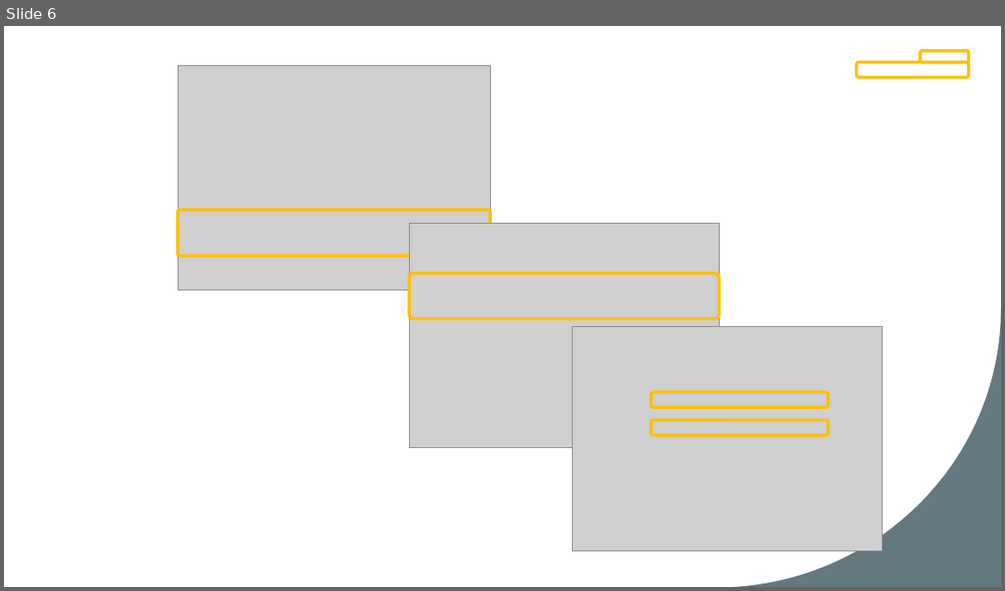
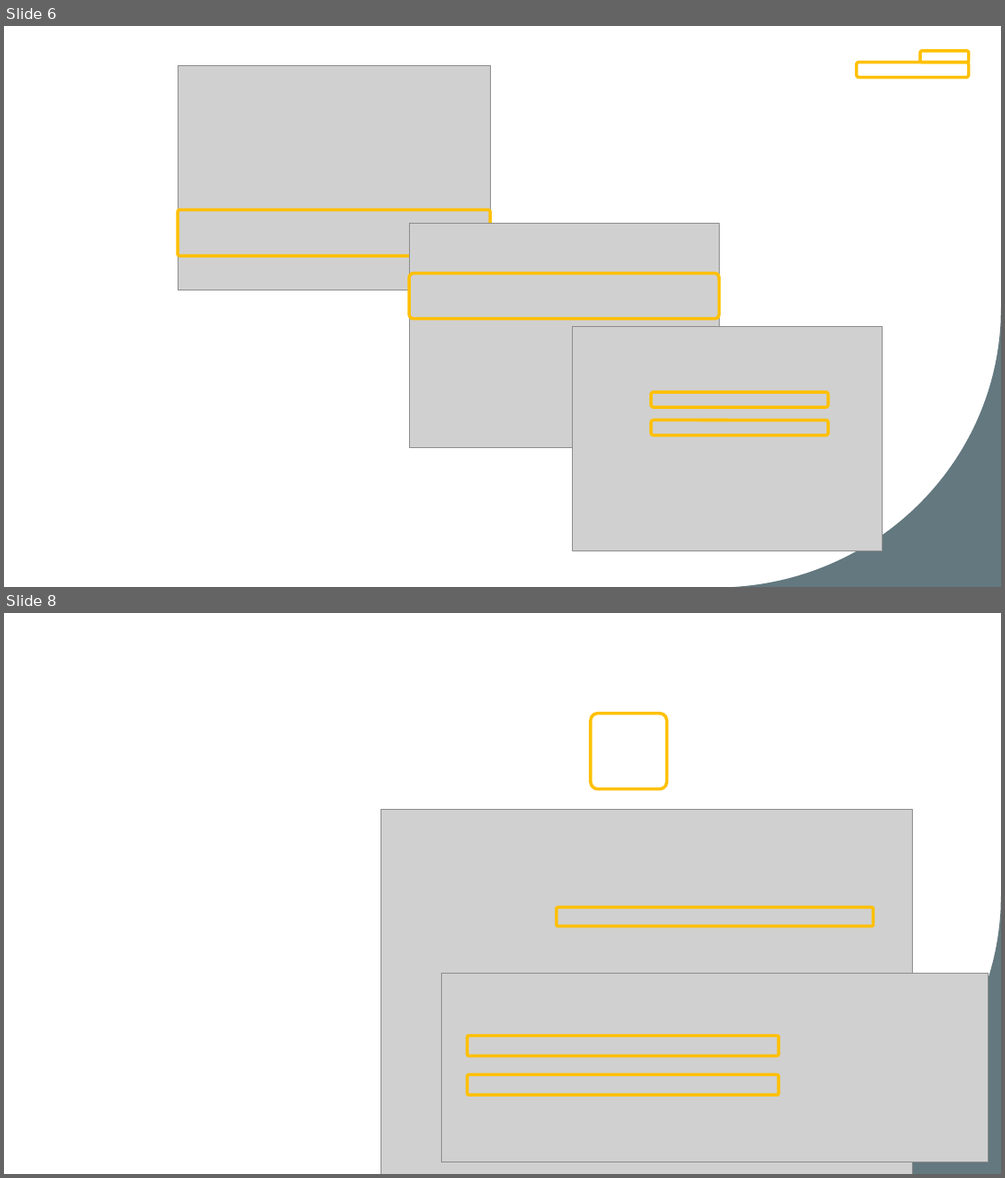
Before and after one commit to josephine-mckelvy/2025-CAH, a slide deck: 2025-06-30 CAH.pptx. Shown one above the other, each under a label of ours: slide 6 before the commit, slides 6 and 8 after it; the slides between them are not shown. The pictures are 1005x591 and 1005x1178 pixels, drawn with LibreOffice and Linux fonts; fonts in the diff are those of the drawing; grey boxes stand for pictures; background and template pictures are left out. Boxes give left, top, right and bottom in pixels: in the first picture for what was removed or moved away, otherwise in the second. Text is boxed around its words. In the diff, an @@ line names an element or a change of style, - is before the commit and + after.

```diff
--- a/2025-06-30 CAH.pptx
+++ b/2025-06-30 CAH.pptx
@@ slide 8 added at [4, 613, 1001, 1174], background picture (left out); not listed: 1 template element that a slide beside it also shows @@
@@ rounded rectangle added at [591, 714, 667, 788], outline #FFC000 3 pt @@
@@ picture added at [380, 810, 913, 1174] @@
@@ rounded rectangle added at [557, 907, 874, 925], outline #FFC000 3 pt @@
@@ picture added at [442, 973, 988, 1162] @@
@@ rounded rectangle added at [467, 1036, 778, 1055], outline #FFC000 3 pt @@
@@ rounded rectangle added at [467, 1074, 778, 1094], outline #FFC000 3 pt @@
```
Also in this commit, not shown: 1 other slide added, 1 slide removed, 2 other files.
